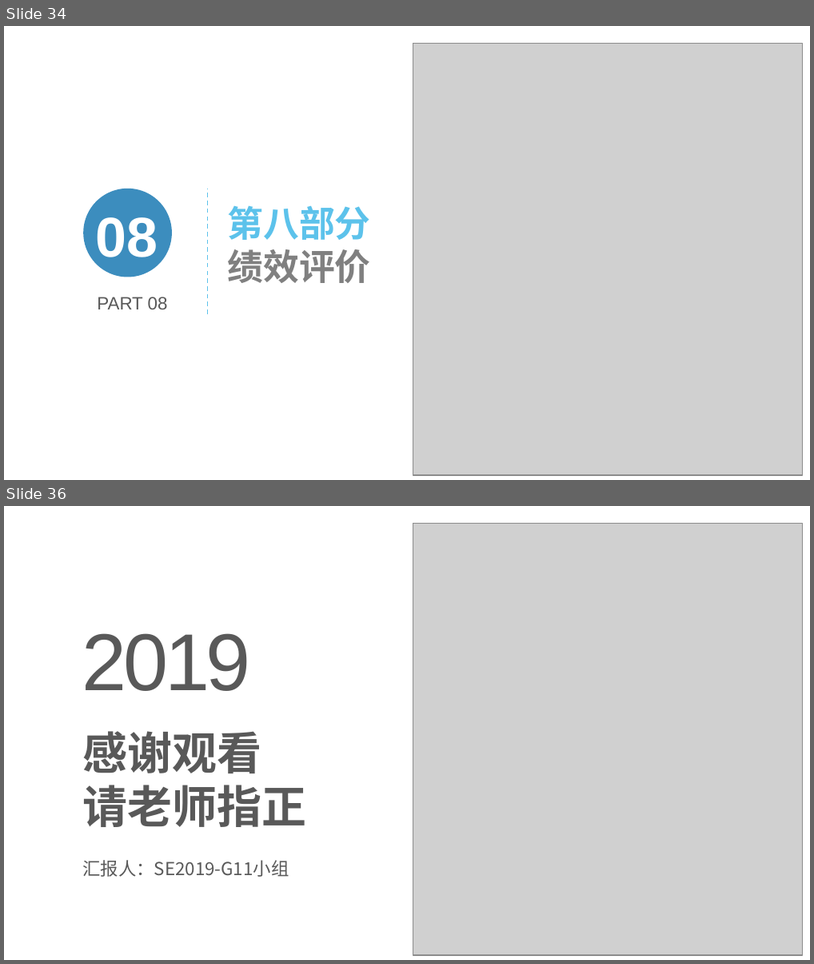
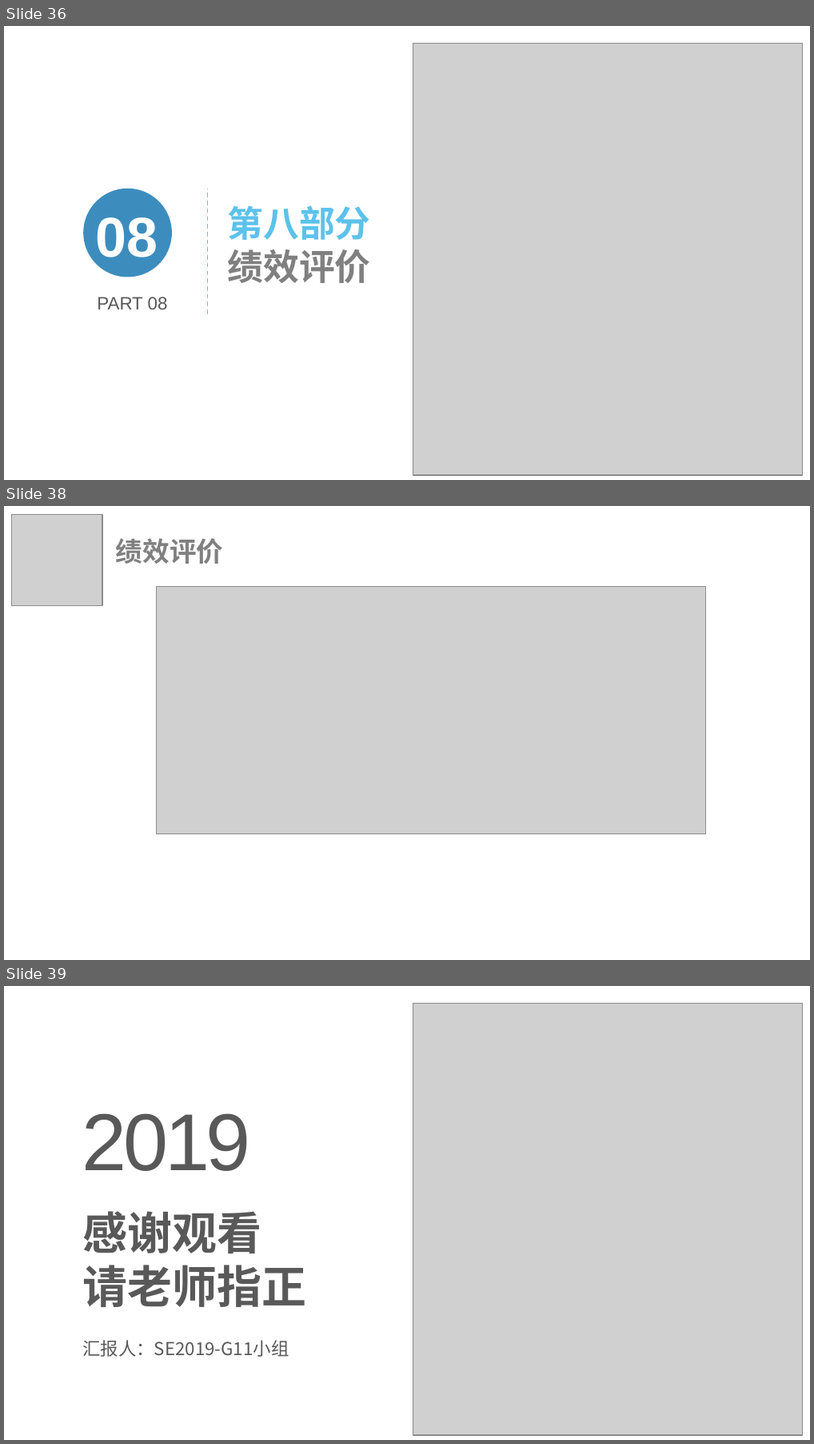
Before and after one commit to lorenzoyoung/ZUCC-Lazy-Bone, a slide deck: 评审PPT/SE2019春-G11_ZUCCLazyBone_项目计划/ZUCCLazyBone项目计划.pptx. Shown one above the other, each under a label of ours: slides 34 and 36 before the commit, slides 36, 38 and 39 after it; the slides between them are not shown. The pictures are 814x964 and 814x1444 pixels, drawn with LibreOffice and Linux fonts; fonts in the diff are those of the drawing; grey boxes stand for pictures. Boxes give left, top, right and bottom in pixels: in the first picture for what was removed or moved away, otherwise in the second. Text is boxed around its words. In the diff, an @@ line names an element or a change of style, - is before the commit and + after.

```diff
--- a/评审PPT/SE2019春-G11_ZUCCLazyBone_项目计划/ZUCCLazyBone项目计划.pptx
+++ b/评审PPT/SE2019春-G11_ZUCCLazyBone_项目计划/ZUCCLazyBone项目计划.pptx
@@ slide 38 added at [4,506,810,960], background #FFFFFF @@
@@ rectangle added at [4,528,18,566], fill #3C8DBE @@
@@ rectangle added at [4,528,140,573], fill #FFFFFF @@
@@ picture added at [11,515,102,606] @@
@@ text added at [34,531,121,550], 13 pt, text #808080 @@
+明年工作计划
@@ text added at [116,538,223,564], 24 pt, text #808080, bold @@
+绩效评价
@@ picture added at [157,587,706,833] @@
@@ what was slide 34 is now slide 36 @@
@@ what was slide 36 is now slide 39 @@
```
Also in this commit, not shown: 3 slides changed, 2 other slides added, 8 other files.
